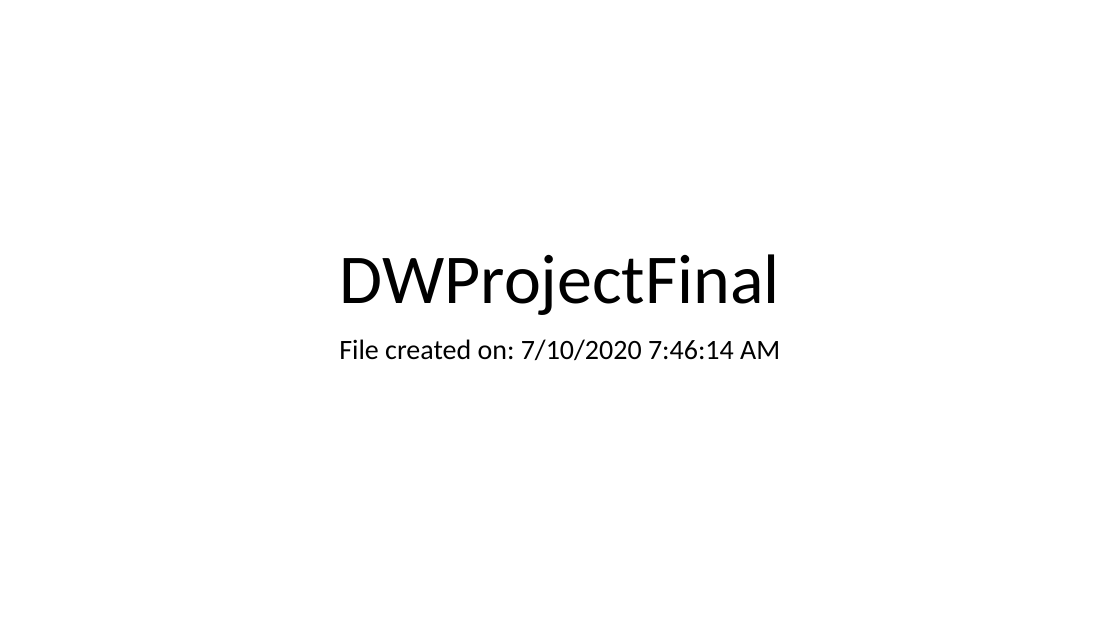
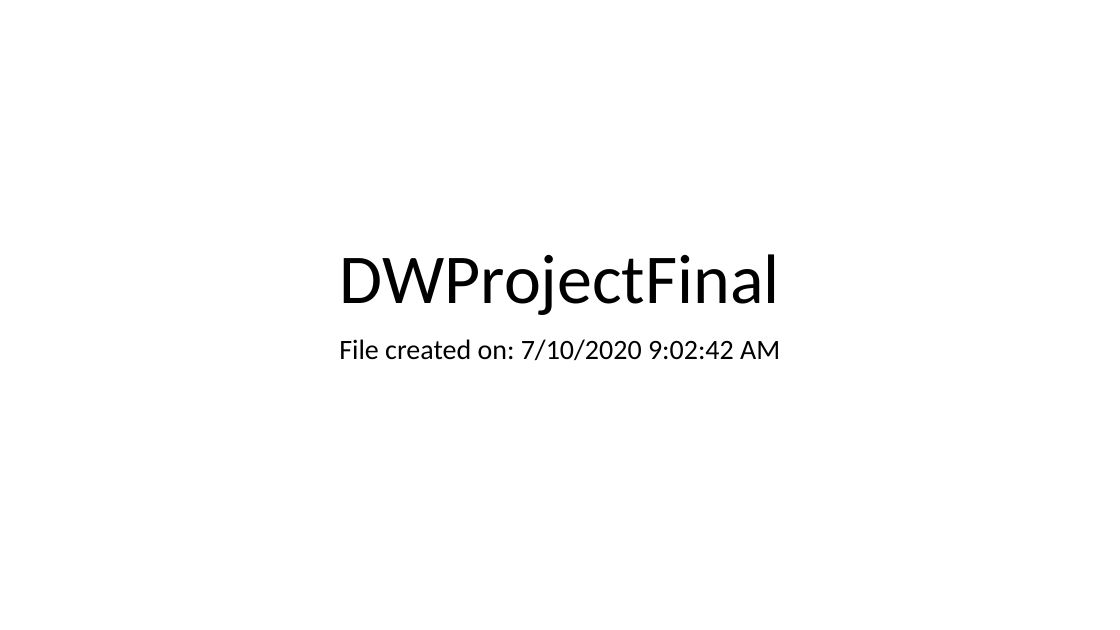
Before and after one commit to mosemb/DLTMClusterDataWareHousing, a slide deck: slide 1 of Tableau/DWProjectFinal.pptx. Drawn at 1120x630 pixels with LibreOffice and Linux fonts; fonts in the diff are those of the drawing. Boxes give left, top, right and bottom in pixels: in the first picture for what was removed or moved away, otherwise in the second. Text is boxed around its words. In the diff, an @@ line names an element or a change of style, - is before the commit and + after.

```diff
--- a/Tableau/DWProjectFinal.pptx
+++ b/Tableau/DWProjectFinal.pptx
@@ subtitle at (339,339,780,361): text changed @@
-File created on: 7/10/2020 7:46:14 AM
+File created on: 7/10/2020 9:02:42 AM
```
Also in this commit, not shown: 1 other slide changed, 16 slides removed, 1 other file.
